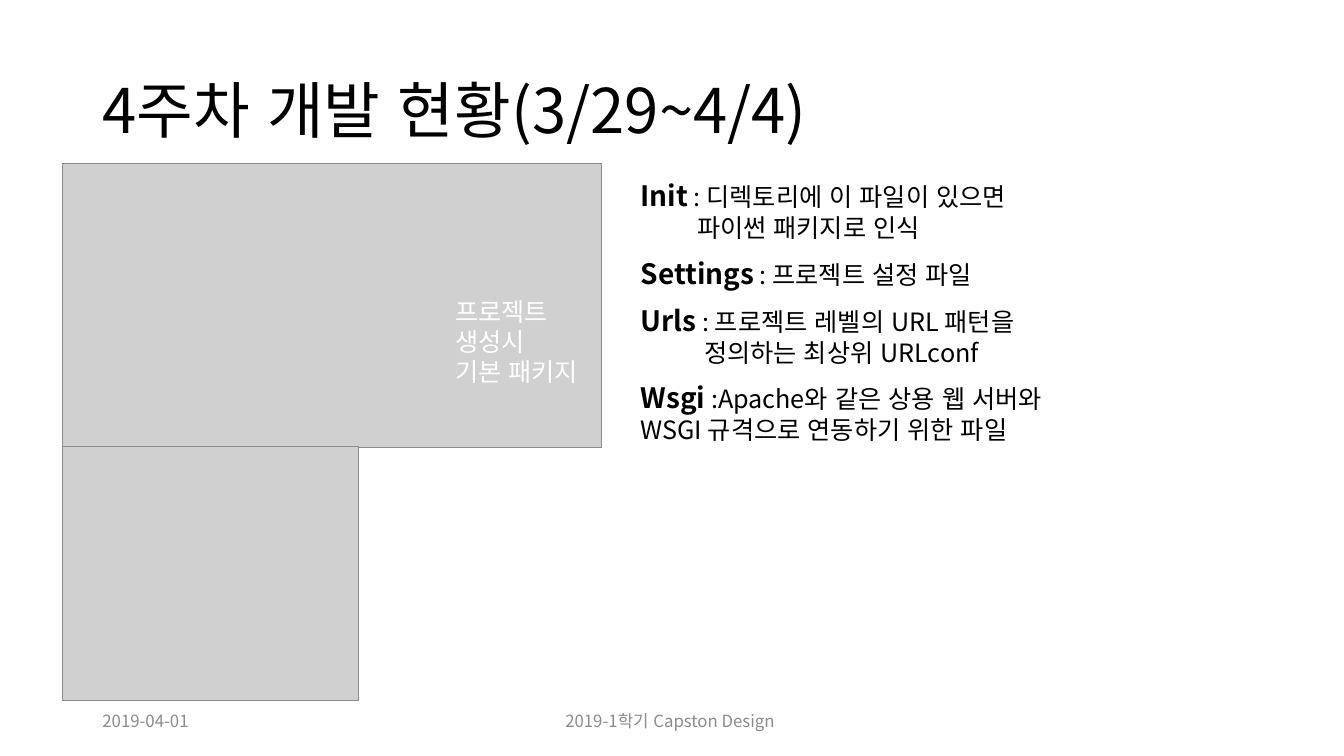
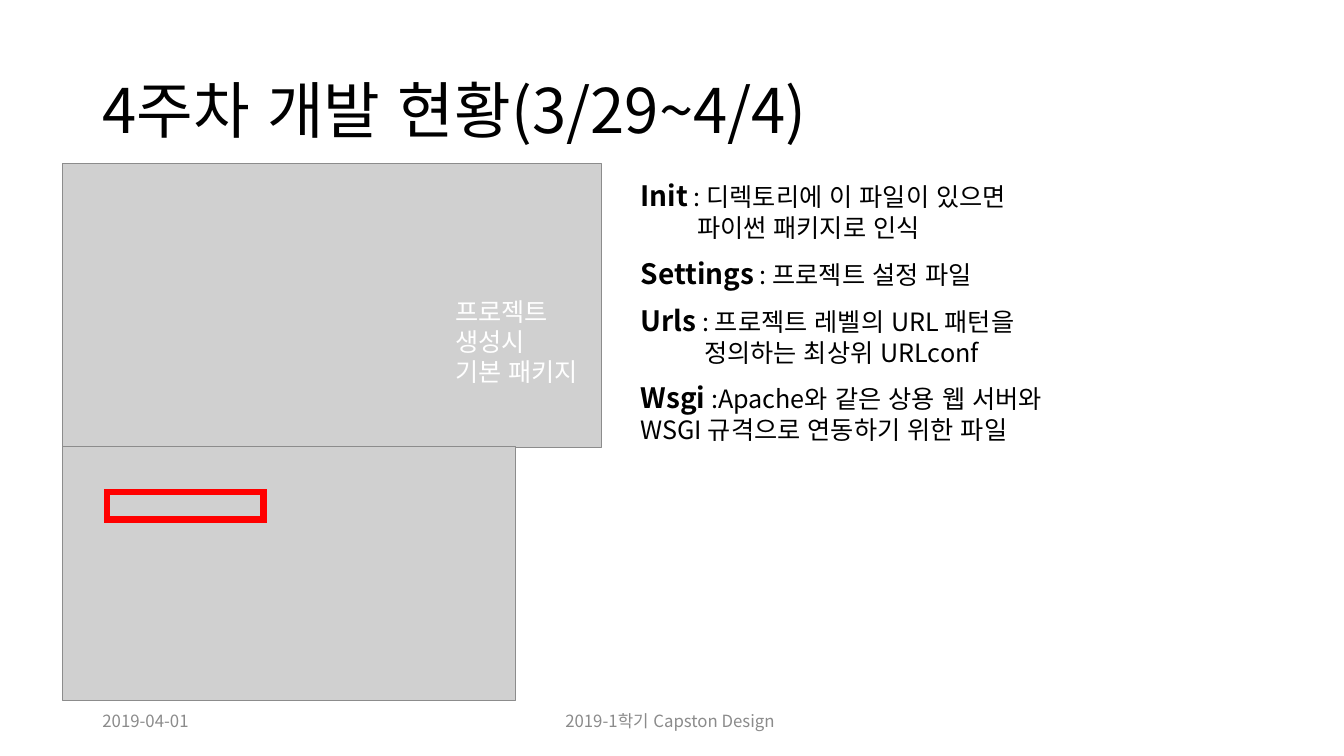
Before and after one commit to CheonSeounghyun/Coordination-Recommend, a slide deck: slide 9 of document/Capston Design Proposal_update(ppt).pptx. Drawn at 1344x756 pixels with LibreOffice and Linux fonts; fonts in the diff are those of the drawing; grey boxes stand for pictures. Boxes give left, top, right and bottom in pixels: in the first picture for what was removed or moved away, otherwise in the second. Text is boxed around its words. In the diff, an @@ line names an element or a change of style, - is before the commit and + after.

```diff
--- a/document/Capston Design Proposal_update(ppt).pptx
+++ b/document/Capston Design Proposal_update(ppt).pptx
@@ picture: place and size @@
-picture at <box>63,447,358,701</box>
+picture at <box>63,447,515,701</box>
@@ rectangle added at <box>107,492,263,519</box>, outline #FF0000 4.5 pt @@
```
Also in this commit, not shown: 1 other slide changed.
